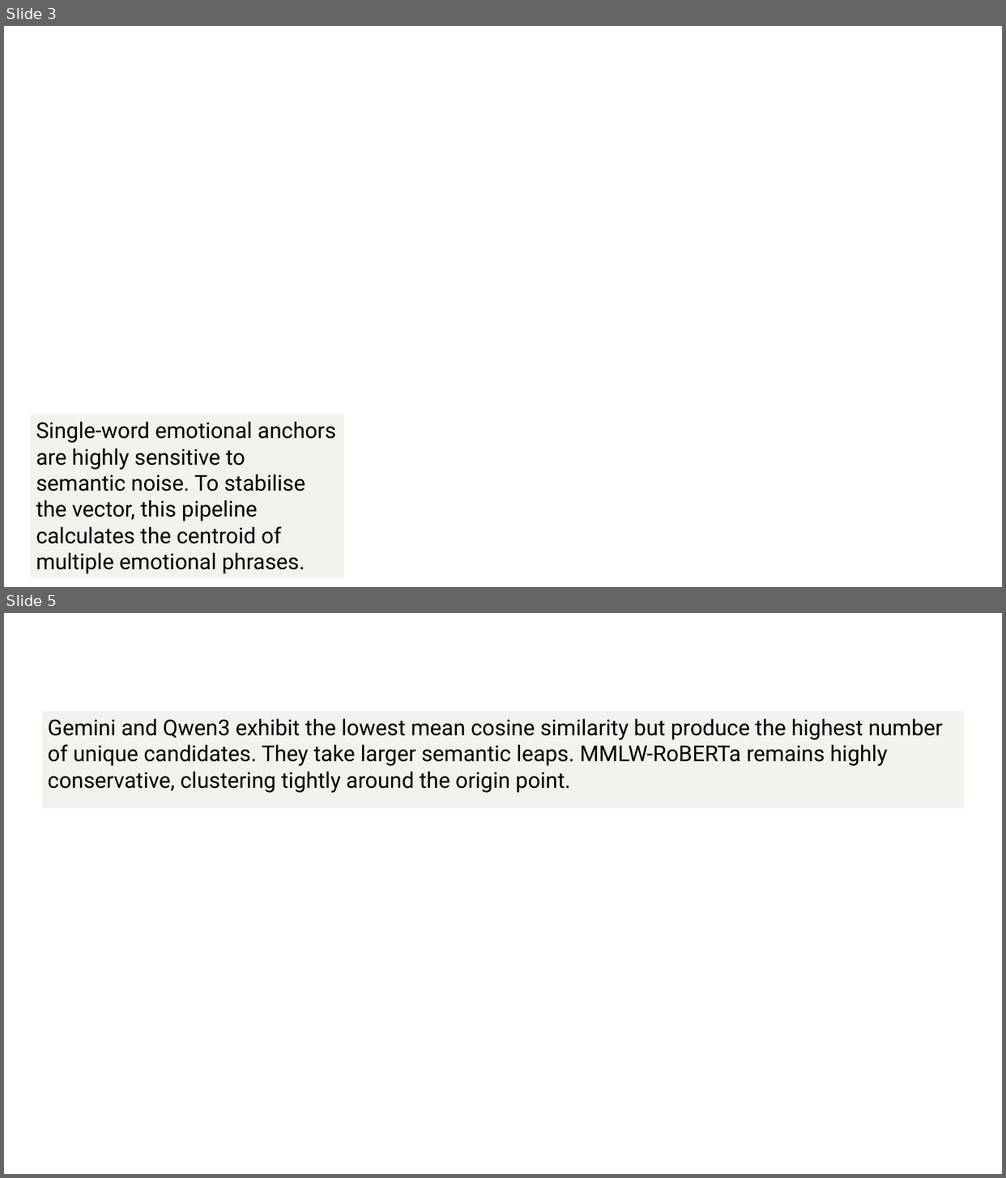
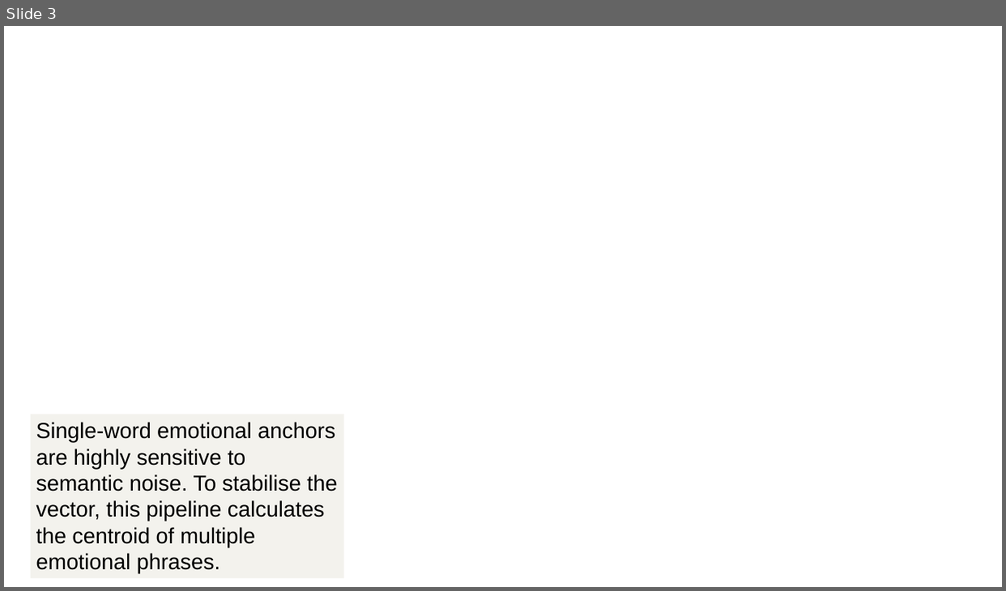
Before and after one commit to macbehnke/emotional-directions, a slide deck: presentation/Mapping_Emotional_Geometry.pptx. Shown one above the other, each under a label of ours: slides 3 and 5 before the commit, slide 3 after it; the slides between them are not shown. The pictures are 1006x1178 and 1006x591 pixels, drawn with LibreOffice and Linux fonts; fonts in the diff are those of the drawing; background and template pictures are left out. Boxes give left, top, right and bottom in pixels: in the first picture for what was removed or moved away, otherwise in the second. Text is boxed around its words. In the diff, an @@ line names an element or a change of style, - is before the commit and + after.

Commit message:
presentation update

```diff
--- a/presentation/Mapping_Emotional_Geometry.pptx
+++ b/presentation/Mapping_Emotional_Geometry.pptx
@@ slide 5 removed at bbox=[4, 613, 1002, 1174], background picture (left out) @@
@@ rectangle removed at bbox=[42, 711, 964, 808] @@
-Gemini and Qwen3 exhibit the lowest mean cosine similarity but produce the highest number of unique candidates. They take larger semantic leaps. MMLW-RoBERTa remains highly conservative, clustering tightly around the origin point.
@@ slide 3 changed as well @@
@@ rectangle "Single-word emotional anchors are highly ..." at bbox=[31, 414, 343, 579]: font Roboto to Arial @@
```
Also in this commit, not shown: 2 other slides changed, 1 slide added.
